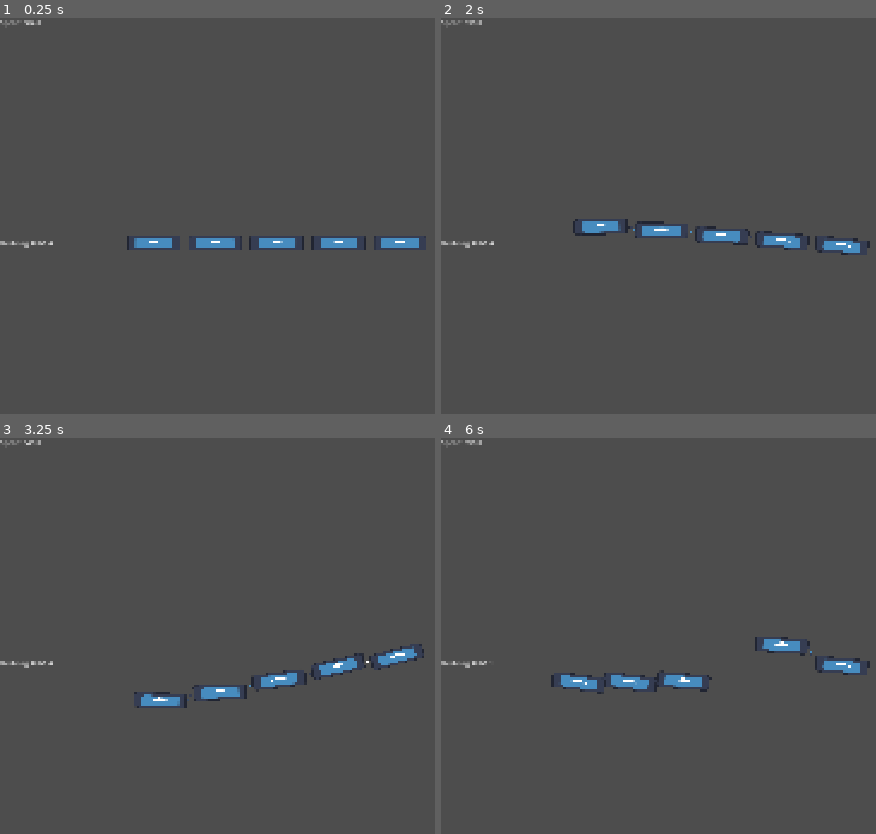
Above: before the commit, frames 1-4 (two rows, left to right).
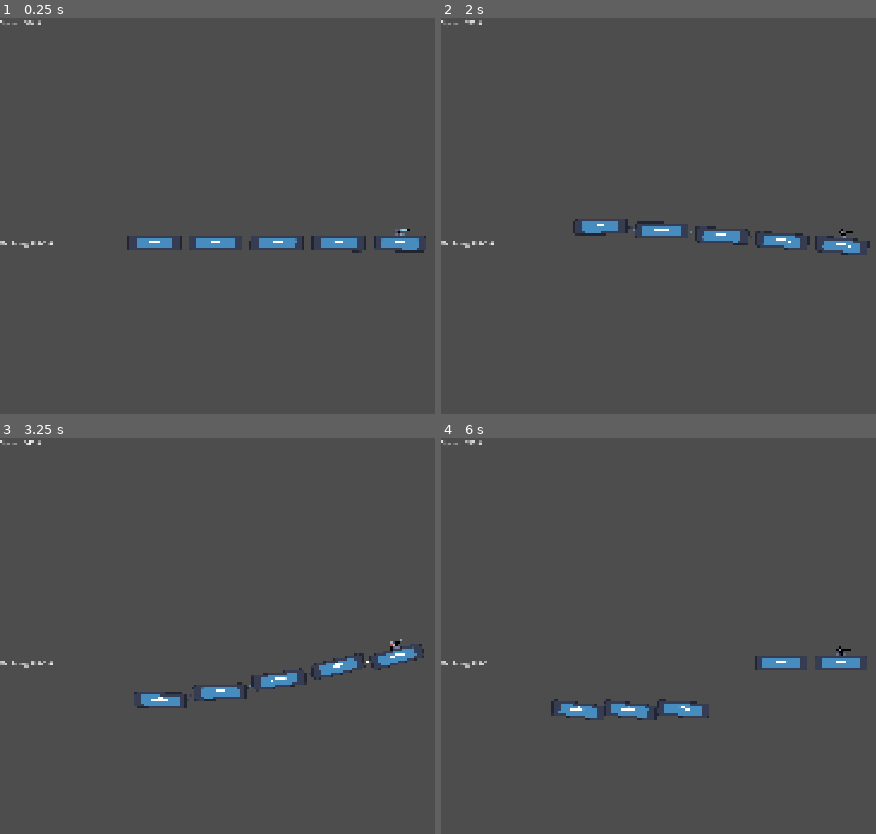
Above: after the commit, the same moments.

Repository: g3evorz/Gameseed-2026
Game: Godot game, scene res://Scenes/main.tscn
Two runs of this game, one before a commit and one after it. Both use one fixed random seed, a clock stepped at 60 frames per second and the inputs below. The engine's default icon, where the game draws it, is replaced by a stand-in: a white triangle on a blue panel in a dark square.
Inputs:
- Up to frame 1 (0.25 s): no input
- Up to frame 2 (2 s): tap Enter (ui_accept) at 0.5, 0.77, 1.52 s; hold E (shoot, bound only after the commit) 0.53-1.28 s; tap E (shoot, bound only after the commit) at 1.35 s
- Up to frame 3 (3.25 s): hold E (shoot, bound only after the commit) 2.03-2.78 s; tap E (shoot, bound only after the commit) at 2.85 s; tap Enter (ui_accept) at 3.02 s
- Up to frame 4 (6 s): hold E (shoot, bound only after the commit) 3.53-4.28 s; tap Enter (ui_accept) at 3.77, 4.52 s; tap E (shoot, bound only after the commit) at 4.35, 5.85 s; hold E (shoot, bound only after the commit) 5.03-5.78 s

The runs differ from the first frame. In frame 1, 0.3% of the frame differs, in the area x 0-98%, y 0-60%; in frame 2, 0.2%; in frame 3, 0.3%; in frame 4, 2.6%, in the area x 0-99%, y 0-72%.

Commit message:
Simple Pulse Gun
Added a simple pulse gun that follows the gun rotation. the problem is the collission detector is still not perfect

Diff:
--- a/Scenes/Components/Kereta/coupler.tscn
+++ b/Scenes/Components/Kereta/coupler.tscn
@@ -6,6 +6,7 @@
 
 [node name="RayCast2D" type="RayCast2D" parent="." unique_id=1489105571]
 rotation = -1.5707964
+target_position = Vector2(-9.616506e-07, 22)
 collision_mask = 2
 
 [node name="Sprite2D" type="Sprite2D" parent="." unique_id=1987148400]
--- a/Scenes/Components/Kereta/gerbong.tscn
+++ b/Scenes/Components/Kereta/gerbong.tscn
@@ -31,7 +31,9 @@
 scale = Vector2(0.49420846, 1.6842107)
 
 [node name="CollisionShape2D" type="CollisionShape2D" parent="CharacterBody2D" unique_id=1533080487]
+scale = Vector2(0.83319235, 0.8178548)
 shape = SubResource("RectangleShape2D_ibxl1")
 
 [node name="Coupler" parent="CharacterBody2D" unique_id=164977633 instance=ExtResource("3_2jg16")]
 position = Vector2(130, 0)
+scale = Vector2(1.0087036, 1)
--- a/Scenes/Components/Kereta/kepala.tscn
+++ b/Scenes/Components/Kereta/kepala.tscn
@@ -1,10 +1,11 @@
 [gd_scene format=3 uid="uid://blvniqmv0cixc"]
 
 [ext_resource type="Script" uid="uid://b6wxh3yelr5j6" path="res://Script/Kereta/kepala.gd" id="1_kiorl"]
+[ext_resource type="PackedScene" uid="uid://mggdmmjq4q5n" path="res://Scenes/Components/Weapon/Pulse/pulseBody.tscn" id="2_eu8wk"]
 [ext_resource type="Texture2D" uid="uid://c7b1a0a2yu4by" path="res://icon.svg" id="2_pvioj"]
 
 [sub_resource type="RectangleShape2D" id="RectangleShape2D_eu8wk"]
-size = Vector2(261, 77)
+size = Vector2(233.5, 62.5)
 
 [node name="Kepala" type="Node2D" unique_id=1780252134]
 
@@ -22,6 +23,10 @@
 centered = false
 offset = Vector2(0, -126)
 
+[node name="PulseBody" parent="CharacterBody2D/Sprite2D" unique_id=862216815 instance=ExtResource("2_eu8wk")]
+position = Vector2(63.75289, -122.94738)
+scale = Vector2(0.8017096, 2.7321424)
+
 [node name="TitikSambungBelakang" type="Marker2D" parent="CharacterBody2D/Sprite2D" unique_id=1181210845]
 position = Vector2(-0.28664398, -64.00001)
 scale = Vector2(0.49420846, 1.6842107)
@@ -31,6 +36,8 @@
 scale = Vector2(0.244242, 2.8365655)
 
 [node name="CollisionShape2D" type="CollisionShape2D" parent="CharacterBody2D" unique_id=1440733009]
+position = Vector2(-4.7683716e-07, 0)
+scale = Vector2(0.9615588, 0.9438583)
 shape = SubResource("RectangleShape2D_eu8wk")
 
 [node name="CanvasLayer" type="CanvasLayer" parent="CharacterBody2D" unique_id=1870364125]
--- /dev/null
+++ b/Scenes/Components/Obstacle/wall.tscn
@@ -0,0 +1,13 @@
+[gd_scene format=3 uid="uid://b2h0fb26gx8ox"]
+
+[sub_resource type="RectangleShape2D" id="RectangleShape2D_tcwmc"]
+
+[node name="Wall" type="Node2D" unique_id=335254042]
+
+[node name="StaticBody2D" type="StaticBody2D" parent="." unique_id=422891778]
+collision_layer = 2
+collision_mask = 3
+
+[node name="CollisionShape2D" type="CollisionShape2D" parent="StaticBody2D" unique_id=1457232905]
+scale = Vector2(1, 15.835767)
+shape = SubResource("RectangleShape2D_tcwmc")
--- /dev/null
+++ b/Scenes/Components/Weapon/Pulse/pulseBody.tscn
@@ -0,0 +1,20 @@
+[gd_scene format=3 uid="uid://mggdmmjq4q5n"]
+
+[ext_resource type="Script" uid="uid://w360yirgsaq0" path="res://Script/Weapon/Pulse/pulseBody.gd" id="1_lgxuk"]
+[ext_resource type="Texture2D" uid="uid://nnh6nwg2khm5" path="res://Assets/Turret/Turret (15).png" id="1_w7a4c"]
+[ext_resource type="PackedScene" uid="uid://qn82weha1dnc" path="res://Scenes/Components/Weapon/Pulse/pulseBullet.tscn" id="2_5dexo"]
+
+[node name="PulseBody" type="Node2D" unique_id=1654954871]
+script = ExtResource("1_lgxuk")
+bullet_scene = ExtResource("2_5dexo")
+
+[node name="Sprite2D" type="Sprite2D" parent="." unique_id=757923511]
+texture = ExtResource("1_w7a4c")
+centered = false
+offset = Vector2(-13.605, -25.055)
+
+[node name="Muzzle" type="Marker2D" parent="." unique_id=782497331]
+position = Vector2(23.91, -18.44)
+gizmo_extents = 0.0
+
+[node name="Timer" type="Timer" parent="." unique_id=1883995126]
--- /dev/null
+++ b/Scenes/Components/Weapon/Pulse/pulseBullet.tscn
@@ -0,0 +1,28 @@
+[gd_scene format=3 uid="uid://qn82weha1dnc"]
+
+[ext_resource type="Script" uid="uid://lf3x2jbh43df" path="res://Script/Weapon/Pulse/pulseBullet.gd" id="1_sdcfi"]
+[ext_resource type="Texture2D" uid="uid://bjqmutlvg887t" path="res://Assets/Laser/Warped shooting fx files/Assets/Pixelart/charged/sprites/charged5.png" id="5_a6xg0"]
+
+[sub_resource type="RectangleShape2D" id="RectangleShape2D_5w2sr"]
+
+[node name="PulseBullet" type="Node2D" unique_id=1458278529]
+
+[node name="Area2D" type="Area2D" parent="." unique_id=1893027402]
+collision_layer = 4
+collision_mask = 3
+script = ExtResource("1_sdcfi")
+
+[node name="RayCast2D" type="RayCast2D" parent="Area2D" unique_id=1537096549]
+target_position = Vector2(2000, 0)
+
+[node name="Sprite2D" type="Sprite2D" parent="Area2D" unique_id=1401197467]
+position = Vector2(0, 23.975)
+texture = ExtResource("5_a6xg0")
+centered = false
+offset = Vector2(0, -48.125)
+
+[node name="CollisionShape2D" type="CollisionShape2D" parent="Area2D" unique_id=456755171]
+position = Vector2(3.9999998, 0.99999994)
+rotation = 1.5707964
+scale = Vector2(1e-05, 1e-05)
+shape = SubResource("RectangleShape2D_5w2sr")
--- a/Scenes/main.tscn
+++ b/Scenes/main.tscn
@@ -2,7 +2,8 @@
 
 [ext_resource type="PackedScene" uid="uid://dukt3ykblby48" path="res://Scenes/Components/kereta.tscn" id="1_bo1nx"]
 [ext_resource type="PackedScene" uid="uid://cuyokbbea850y" path="res://Scenes/Components/Worldborder.tscn" id="2_8gbba"]
-[ext_resource type="PackedScene" uid="uid://ciej1ht535fuo" path="res://Scenes/Components/platform.tscn" id="3_8gbba"]
+[ext_resource type="PackedScene" uid="uid://ciej1ht535fuo" path="res://Scenes/Components/Obstacle/platform.tscn" id="3_8gbba"]
+[ext_resource type="PackedScene" uid="uid://b2h0fb26gx8ox" path="res://Scenes/Components/Obstacle/wall.tscn" id="4_jjvhh"]
 
 [node name="Main" type="Node2D" unique_id=1169577489]
 
@@ -12,11 +13,18 @@
 [node name="World" parent="." unique_id=1368948942 instance=ExtResource("2_8gbba")]
 position = Vector2(3, 222)
 
-[node name="Platform" parent="." unique_id=702469548 instance=ExtResource("3_8gbba")]
-position = Vector2(2763, -52)
+[node name="Platform2" parent="." unique_id=1914942858 instance=ExtResource("3_8gbba")]
+position = Vector2(2543, 25)
+scale = Vector2(6.5655885, 1)
 
-[node name="Platform2" parent="." unique_id=1914942858 instance=ExtResource("3_8gbba")]
-position = Vector2(1522, 68)
+[node name="Platform3" parent="." unique_id=702469548 instance=ExtResource("3_8gbba")]
+position = Vector2(5516, -379)
+scale = Vector2(6.5655885, 1)
 
-[node name="Platform3" parent="." unique_id=1957348218 instance=ExtResource("3_8gbba")]
-position = Vector2(1930, -230)
+[node name="Platform4" parent="." unique_id=2058346174 instance=ExtResource("3_8gbba")]
+position = Vector2(8808, -113)
+scale = Vector2(6.5655885, 1)
+
+[node name="Wall" parent="." unique_id=335254042 instance=ExtResource("4_jjvhh")]
+position = Vector2(10844.999, 105)
+scale = Vector2(-1.2030928, -3.9479203)
--- a/Script/Kereta/kepala.gd
+++ b/Script/Kereta/kepala.gd
@@ -14,10 +14,16 @@
 
 @onready var sprite = $Sprite2D
 @onready var label_speed = $CanvasLayer/LabelSpeed
+@onready var gun = $Sprite2D/PulseBody
+
 var gravity = ProjectSettings.get_setting("physics/2d/default_gravity")
 
 func _ready():
 	current_speed = BASE_SPEED
+
+func _process(delta):
+	if Input.is_action_pressed("shoot"):
+		gun.shoot()
 
 func _physics_process(delta):
 	# 1. Terapkan Gravitasi
--- /dev/null
+++ b/Script/Weapon/Pulse/pulseBody.gd
@@ -0,0 +1,22 @@
+extends Node2D
+
+@export var bullet_scene: PackedScene
+@onready var muzzle = $Muzzle
+@export var fire_rate: float = 0.5
+
+var can_shoot: bool = true
+
+func shoot():
+	if not can_shoot:
+		return
+
+	can_shoot = false
+
+	var bullet = bullet_scene.instantiate()
+	get_tree().current_scene.add_child(bullet)
+
+	bullet.global_position = muzzle.global_position
+	bullet.global_rotation = muzzle.global_rotation
+
+	await get_tree().create_timer(fire_rate).timeout
+	can_shoot = true
--- /dev/null
+++ b/Script/Weapon/Pulse/pulseBullet.gd
@@ -0,0 +1,42 @@
+extends Area2D
+
+@onready var ray_cast = $RayCast2D
+@onready var sprite = $Sprite2D
+@onready var collision_shape = $CollisionShape2D
+
+const SPRITE_NATIVE_WIDTH = 32.0
+
+func _ready():
+	# Karena root node (Area2D) sudah dirotasi oleh senjata,
+	# RayCast2D otomatis akan menembak ke arah sudut yang benar!
+	ray_cast.force_raycast_update()
+
+	var beam_length: float
+
+	if ray_cast.is_colliding():
+		var collision_point = ray_cast.get_collision_point()
+		beam_length = global_position.distance_to(collision_point)
+	else:
+		# Menyesuaikan panjang maksimum sesuai target_position RayCast
+		beam_length = ray_cast.target_position.x
+
+	# Meregangkan visual (Sprite)
+	var required_scale_x = beam_length / SPRITE_NATIVE_WIDTH
+	sprite.scale.x = required_scale_x
+
+	# Meregangkan dan memposisikan collision (Area2D)
+	var shape = collision_shape.shape.duplicate() as RectangleShape2D
+
+	if shape:
+		shape.size.x = beam_length
+		collision_shape.position.x = beam_length / 2
+	# Terapkan shape yang sudah diduplikat dan diubah ukurannya kembali ke node
+		collision_shape.shape = shape
+		force_update_transform()
+	else:
+		# Ini akan muncul di panel Output jika Anda salah memilih bentuk di Inspector
+		print("ERROR: Bentuk collision bukan RectangleShape2D!")	# Hancurkan laser setelah 0.1 detik
+	await get_tree().create_timer(0.1).timeout
+	queue_free()
+
+# FUNGSI set_direction() SUDAH DIHAPUS
--- a/project.godot
+++ b/project.godot
@@ -26,6 +26,14 @@
 
 project/assembly_name="GAMESEED-2026"
 
+[input]
+
+shoot={
+"deadzone": 0.2,
+"events": [Object(InputEventKey,"resource_local_to_scene":false,"resource_name":"","device":0,"window_id":0,"alt_pressed":false,"shift_pressed":false,"ctrl_pressed":false,"meta_pressed":false,"pressed":false,"keycode":0,"physical_keycode":69,"key_label":0,"unicode":0,"location":0,"echo":false,"script":null)
+]
+}
+
 [input_devices]
 
 pointing/emulate_touch_from_mouse=true
@@ -36,6 +44,7 @@
 
 [rendering]
 
+textures/canvas_textures/default_texture_filter=0
 rendering_device/driver.windows="d3d12"
 renderer/rendering_method="gl_compatibility"
 renderer/rendering_method.mobile="gl_compatibility"
Not shown, added: Assets/Laser/Warped shooting fx files/Assets/Music/warped-shooting-fx.mp3.import
Not shown, added: Assets/Laser/Warped shooting fx files/Assets/Music/warped-shooting-fx.ogg.import
Not shown, added: Assets/Laser/Warped shooting fx files/Assets/Music/warped-shooting-fx.wav.import
Binary file added: Assets/Laser/Warped shooting fx files/Assets/Pixelart/Bolt/bolt.aseprite
Binary file added: Assets/Laser/Warped shooting fx files/Assets/Pixelart/Bolt/preview.gif
Binary file added: Assets/Laser/Warped shooting fx files/Assets/Pixelart/Bolt/sprites/bolt1.png
Not shown, added: Assets/Laser/Warped shooting fx files/Assets/Pixelart/Bolt/sprites/bolt1.png.import
Binary file added: Assets/Laser/Warped shooting fx files/Assets/Pixelart/Bolt/sprites/bolt2.png
Not shown, added: Assets/Laser/Warped shooting fx files/Assets/Pixelart/Bolt/sprites/bolt2.png.import
Binary file added: Assets/Laser/Warped shooting fx files/Assets/Pixelart/Bolt/sprites/bolt3.png
Not shown, added: Assets/Laser/Warped shooting fx files/Assets/Pixelart/Bolt/sprites/bolt3.png.import
Binary file added: Assets/Laser/Warped shooting fx files/Assets/Pixelart/Bolt/sprites/bolt4.png
(and 223 more such lines)
